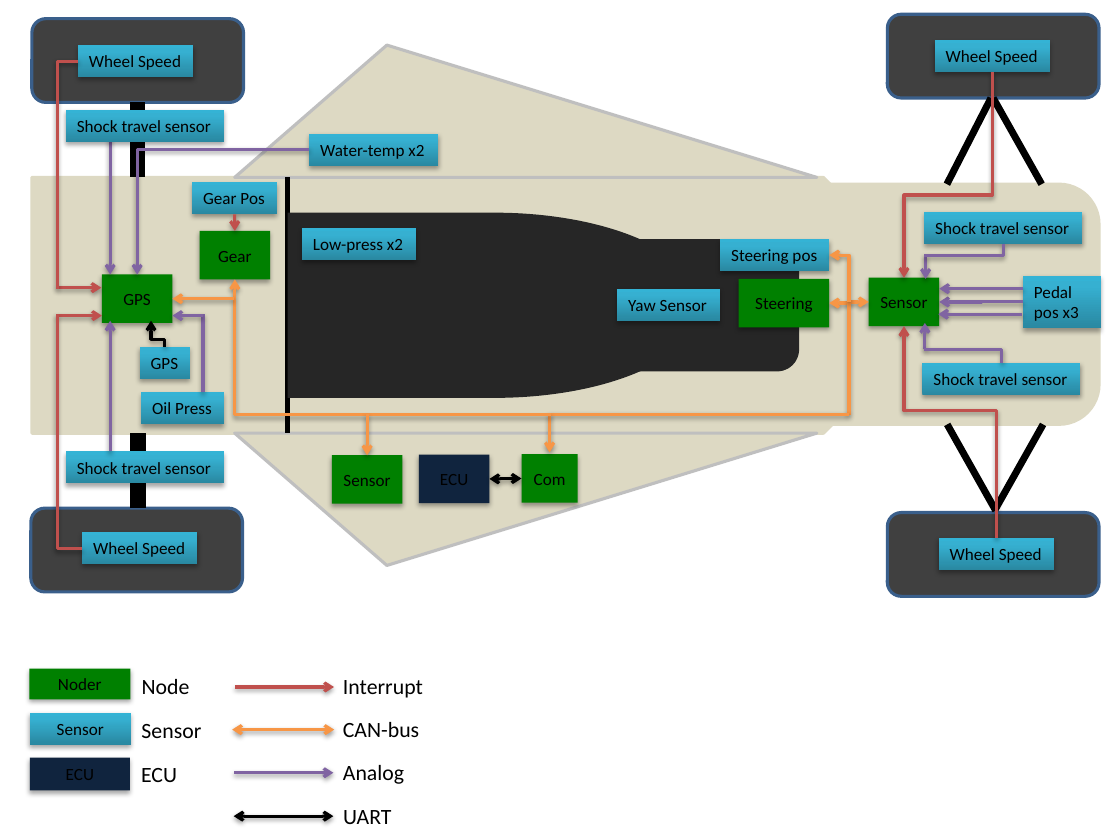
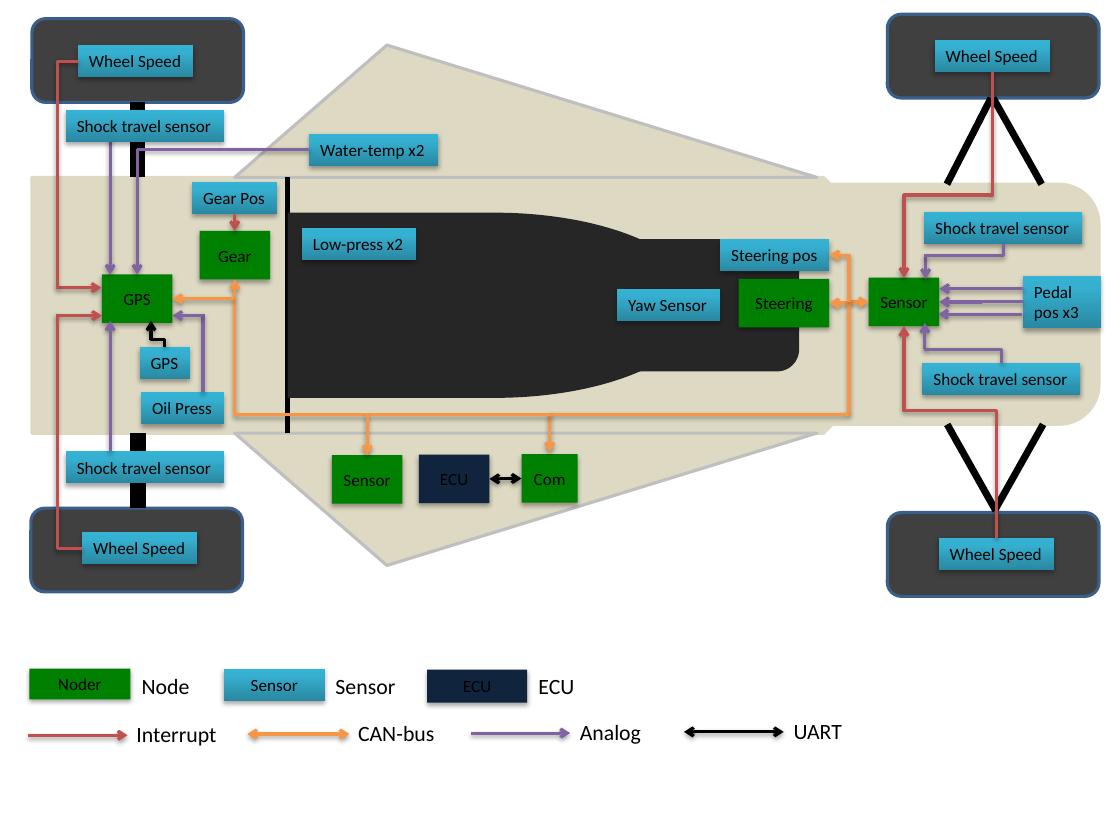
Before and after one commit to UnicornRaceEngineering/g5-pcb, a slide deck: slide 2 of eagle/oversigt/UCcarOverview.pptx. Drawn at 1120x840 pixels with LibreOffice and Linux fonts; fonts in the diff are those of the drawing. Boxes give left, top, right and bottom in pixels: in the first picture for what was removed or moved away, otherwise in the second. Text is boxed around its words. In the diff, an @@ line names an element or a change of style, - is before the commit and + after.

Commit message:
overview update

```diff
--- a/eagle/oversigt/UCcarOverview.pptx
+++ b/eagle/oversigt/UCcarOverview.pptx
@@ rectangle "Sensor": place and size @@
-rectangle "Sensor" at box(30, 712, 131, 745)
+rectangle "Sensor" at box(224, 669, 325, 701)
@@ text "Sensor": place and size @@
-text "Sensor" at box(141, 724, 201, 738)
+text "Sensor" at box(335, 680, 395, 694)
@@ rectangle: place and size @@
-rectangle at box(30, 757, 130, 790)
+rectangle at box(427, 670, 526, 702)
@@ text "ECU": place and size @@
-text "ECU" at box(141, 768, 177, 782)
+text "ECU" at box(538, 680, 574, 694)
@@ text "Interrupt": place and size @@
-text "Interrupt" at box(343, 680, 423, 698)
+text "Interrupt" at box(136, 728, 216, 746)
@@ text "CAN-bus": place and size @@
-text "CAN-bus" at box(343, 722, 419, 737)
+text "CAN-bus" at box(358, 726, 434, 741)
@@ text "Analog": place and size @@
-text "Analog" at box(343, 765, 404, 784)
+text "Analog" at box(580, 725, 641, 744)
@@ text "UART": place and size @@
-text "UART" at box(343, 810, 391, 824)
+text "UART" at box(794, 725, 842, 739)
@@ arrow moved from (235, 687) - (334, 687) to (28, 735) - (128, 735) @@
@@ double arrow moved from (232, 729) - (334, 729) to (248, 734) - (349, 734) @@
@@ arrow moved from (234, 773) - (334, 773) to (472, 734) - (570, 734) @@
@@ double arrow moved from (234, 816) - (334, 816) to (684, 731) - (784, 731) @@
```
